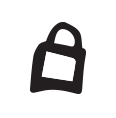
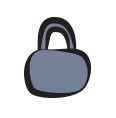
Comparing the layer stacks of the two 116 x 118 images. Changes:
painted on "Vector Smart Object1" over [24, 17, 91, 98]
